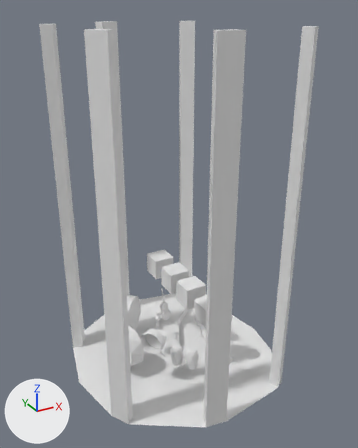
An edit to the Blender file models/scenery.blend, drawn before and after from the same camera.
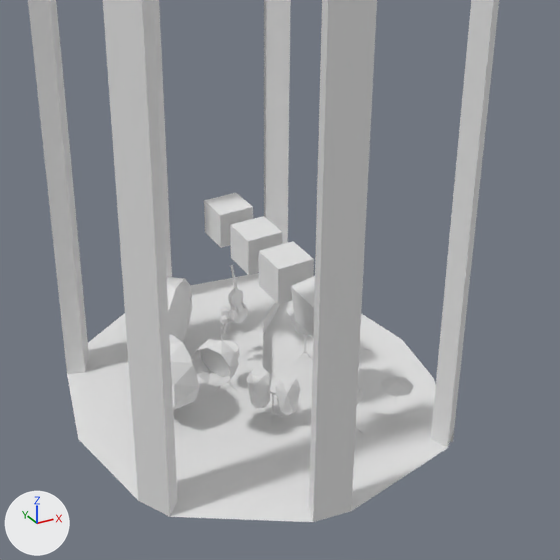
Old and new are each drawn whole from a 50 mm camera at (-20.0, -36.5, 32.2) aimed at (-0.2, -0.5, 14.2) and again close up on the part from 10% to 95% of the width and 32% to 100% of the height. Arrows for +X, +Y and +Z are at lower left; the lights stay in place.

Script lines for the objects in view, before the commit:
```python
ob_cube_002 = bpy.data.objects.new('Cube-002', me_cube_005)
ob_cube_002.location = (0.0, 0.69, 7.93)
ob_decor_umbrella = bpy.data.objects.new('decor-Umbrella', me_umbrella)
ob_decor_umbrella.location = (4.37, -6.32, 2.08)
ob_inst_bass = bpy.data.objects.new('inst-bass', me_bass_001)
ob_inst_bass.location = (0.77, 4.52, 1.88)
ob_inst_bass.rotation_euler = (0.0, 0.0, -1.204)  # degrees (0, 0, -69)
ob_inst_bombo_000 = bpy.data.objects.new('inst-bombo.000', me_snare_001)
ob_inst_bombo_000.location = (-3.64, 4.02, 2.75)
ob_inst_bombo_000.rotation_euler = (0.0, 0.0, -0.768)  # degrees (0, 0, -44)
ob_inst_bombo_000.scale = (0.716, 0.716, 0.716)
ob_inst_bombo_001 = bpy.data.objects.new('inst-bombo.001', me_snare_002)
ob_inst_bombo_001.location = (-5.49, -0.56, 2.7)
ob_inst_bombo_001.rotation_euler = (0.0, 0.0, 0.105)  # degrees (0, 0, 6)
ob_inst_bombo_001.scale = (0.6, 0.6, 0.6)
ob_inst_shaker_000 = bpy.data.objects.new('inst-Shaker.000', me_shaker)
ob_inst_shaker_000.location = (-1.03, 2.41, 2.95)
ob_inst_shaker_000.scale = (0.281, 0.281, 0.281)
ob_inst_shaker_001 = bpy.data.objects.new('inst-Shaker.001', me_shaker_001)
ob_inst_shaker_001.location = (-1.43, 1.72, 2.95)
ob_inst_shaker_001.scale = (0.281, 0.281, 0.281)
ob_inst_timbal = bpy.data.objects.new('inst-Timbal', me_timbal)
ob_inst_timbal.location = (-0.8, -4.11, 1.95)
ob_inst_timbal.rotation_euler = (0.0, 0.0, 0.367)  # degrees (0, 0, 21)
ob_inst_timbal.scale = (0.684, 0.684, 0.684)
ob_inst_timbal_001 = bpy.data.objects.new('inst-Timbal.001', me_timbal_001)
ob_inst_timbal_001.location = (-1.8, -2.98, 1.95)
ob_inst_timbal_001.scale = (0.684, 0.684, 0.684)
# also in view: 'Cube-003' at (0.0, 3.9, 7.9); 'Cube-001' at (0.0, -5.8, 7.9); 'inst-bombo.002' at (-4.5, -3.4, 4.8); 'Cube-000' at (0.0, -2.4, 7.9); 'building-0' at (-0.5, 0.0, 15.0)
```
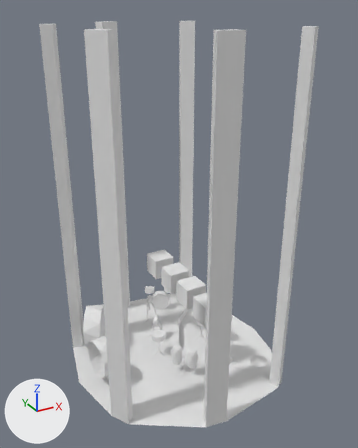
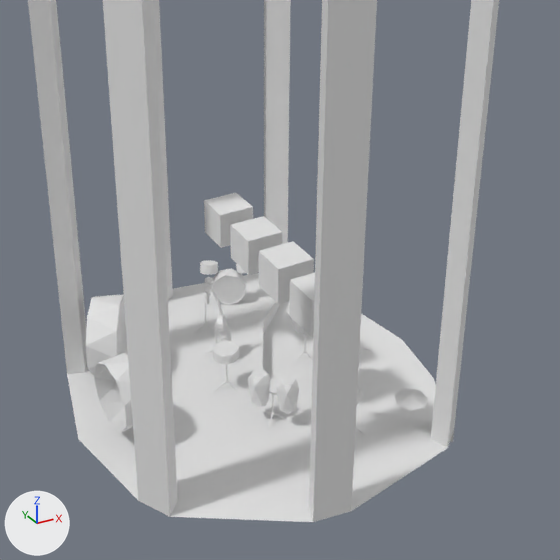
Changed parts and their boxes [x1, y1, x2, y2] in the close-ups (560 x 560 px):
'inst-bombo.000', moved, turned: before [167, 277, 192, 342]; after [86, 294, 128, 375]
'inst-bombo.001', moved: before [169, 335, 199, 410]; after [94, 353, 133, 433]
'inst-bombo.002', moved, turned: before [192, 339, 239, 386]; after [212, 268, 246, 305]
'Cube-001', moved, turned: before [291, 276, 315, 338]; after [289, 273, 315, 337]
'decor-Umbrella', moved: before [381, 376, 414, 398]; after [395, 388, 428, 410]
'inst-bass', moved, turned: before [228, 265, 248, 323]; after [215, 291, 232, 341]
'inst-Timbal', rescaled (8% narrower): before [275, 373, 300, 415]; after [276, 374, 299, 414]
'inst-Timbal.001', rescaled (8% narrower, 7% shorter): before [247, 367, 271, 408]; after [248, 369, 270, 407]
'inst-bombo-003', added: after [200, 260, 218, 275]
'inst-Shaker.001', moved: before [220, 315, 229, 336]; after [204, 284, 212, 304]
'inst-Shaker.000', moved: before [221, 306, 230, 327]; after [205, 277, 213, 297]
'inst-bombo-004', added: after [236, 264, 246, 273]

The edits, one by one:
Mesh me_snare_005 is new.
It has 28 vertices, 45 faces and spans x -0.55..0.37, y -0.9..0.9, z -0.89..0.89.
Mesh me_snare_004 is new.
It has 28 vertices, 45 faces and spans x -0.16..0.81, y -0.9..0.9, z -0.88..0.88.
Object 'decor-Umbrella' (ob_decor_umbrella) moves from (4.37, -6.32, 2.08) to (4.37, -7.48, 2.08).
Object 'inst-Timbal' (ob_inst_timbal) is rescaled from (0.684, 0.684, 0.684) to (0.639, 0.639, 0.639).
Object 'inst-Shaker.000' (ob_inst_shaker_000) moves from (-1.03, 2.41, 2.95) to (-0.49, 5.64, 2.95).
Object 'inst-Shaker.001' (ob_inst_shaker_001) moves from (-1.43, 1.72, 2.95) to (-0.89, 4.95, 2.95).
Object 'inst-Timbal.001' (ob_inst_timbal_001) is rescaled from (0.684, 0.684, 0.684) to (0.639, 0.639, 0.639).
Object 'inst-bass' (ob_inst_bass) moves from (0.77, 4.52, 1.88) to (-1.08, 2.57, 1.88).
Object 'inst-bass' (ob_inst_bass) turns from (0, 0, -69) to (0, 0, -33) degrees about x, y and z.
Object 'inst-bombo.000' (ob_inst_bombo_000) moves from (-3.64, 4.02, 2.75) to (-7.1, 3.86, 2.75).
Object 'inst-bombo.000' (ob_inst_bombo_000) turns from (0, 0, -44) to (0, 0, -29) degrees about x, y and z.
Object 'inst-bombo.001' (ob_inst_bombo_001) moves from (-5.49, -0.56, 2.7) to (-8.15, -0.84, 2.7).
Object 'inst-bombo.002' (ob_inst_bombo_002) moves from (-4.36, -3.34, 4.75) to (1.64, 7.35, 1.09).
Object 'inst-bombo.002' (ob_inst_bombo_002) turns from (0, 0, 35) to (0, 0, -117) degrees about x, y and z.
Object 'Cube-001' (ob_cube_001) moves from (0.0, -5.79, 7.93) to (0.0, -5.49, 7.93).
In object 'Cube-001' (ob_cube_001), rotation_axis_angle goes from (-1.7, 0.0, 26.8, 0.0) to (0.0, 0.0, 0.0, 0.0).
Object 'inst-bombo-004' (ob_inst_bombo_004) is new; it shows me_snare_005.
Its location is (2.76, 7.4, 2.27).
Its rotation in degrees is (-7.6, -107, -105).
Its scale is (0.555, 0.555, 0.555).
Object 'inst-bombo-003' (ob_inst_bombo_003) is new; it shows me_snare_004.
Its location is (0.76, 8.29, 2.09).
Its rotation mode is 'ZXY'.
Its rotation in degrees is (-38, -90, 15).
Its scale is (0.622, 0.622, 0.622).
